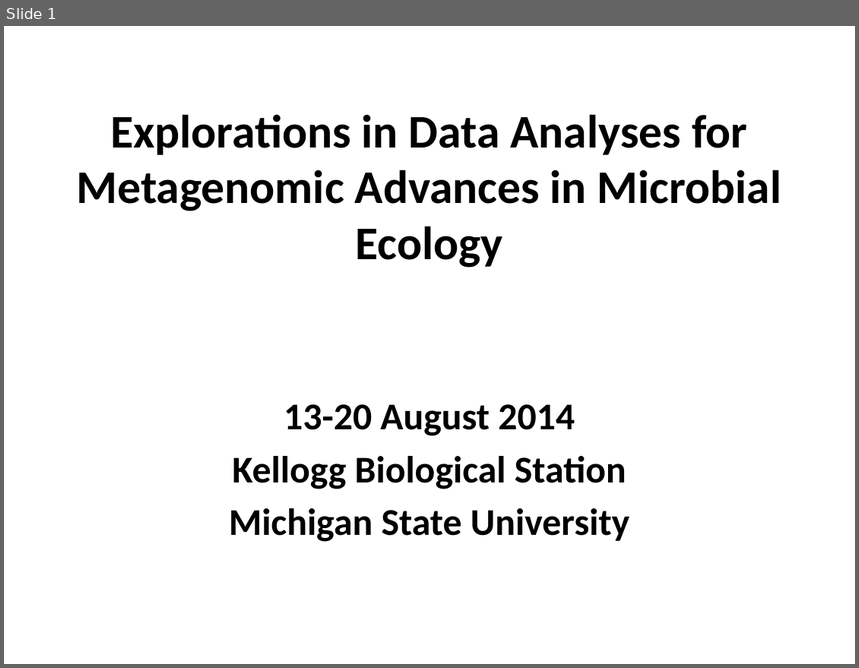
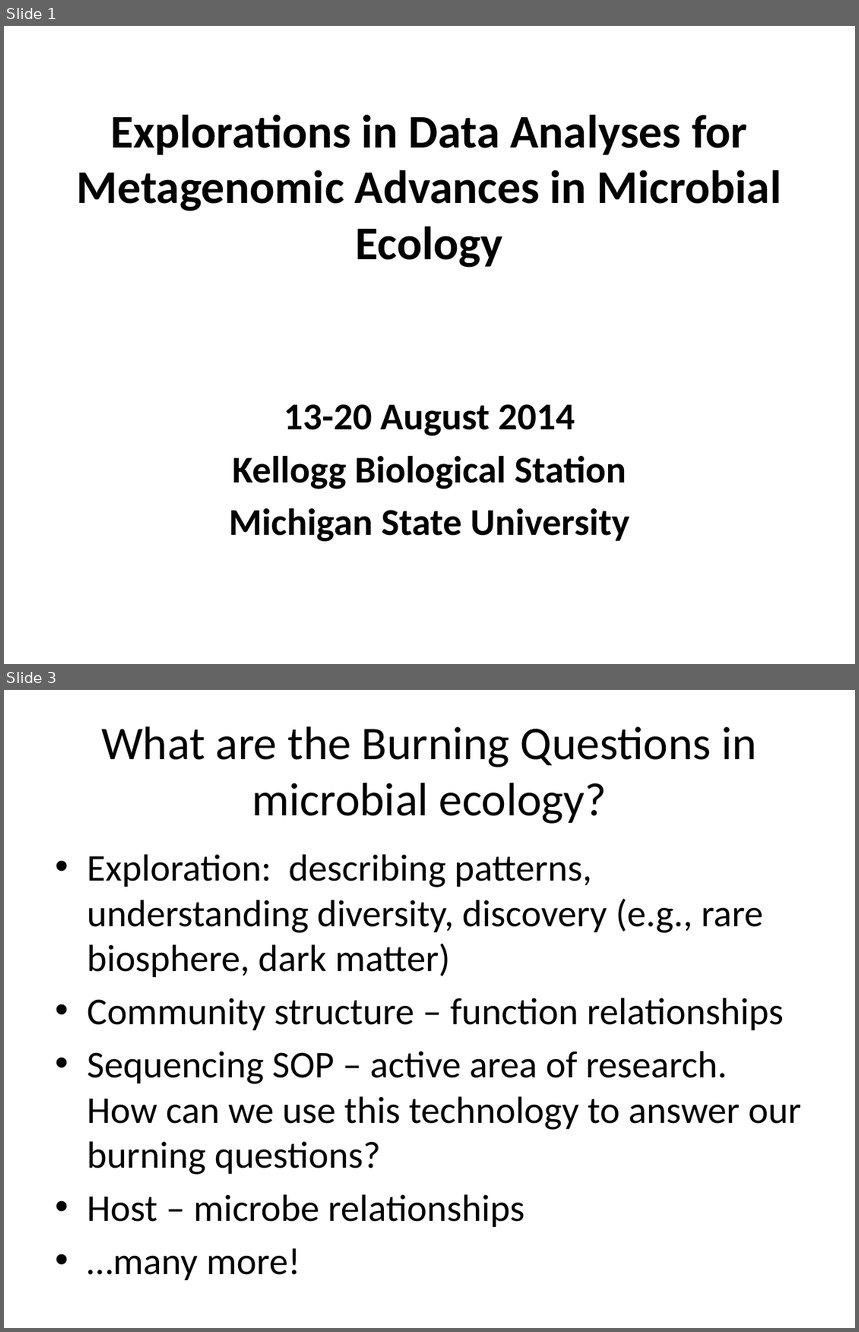
Before and after one commit to edamame-course/docs, a slide deck: _site/extra/Presentations/2014-08-13-PM_Ashley_Lecture1.pptx. Shown one above the other, each under a label of ours: slide 1 before the commit, slides 1 and 3 after it; the slides between them are not shown. The pictures are 859x668 and 859x1332 pixels, drawn with LibreOffice and Linux fonts; fonts in the diff are those of the drawing; background and template pictures are left out. Boxes give left, top, right and bottom in pixels: in the first picture for what was removed or moved away, otherwise in the second. Text is boxed around its words. In the diff, an @@ line names an element or a change of style, - is before the commit and + after.

```diff
--- a/_site/extra/Presentations/2014-08-13-PM_Ashley_Lecture1.pptx
+++ b/_site/extra/Presentations/2014-08-13-PM_Ashley_Lecture1.pptx
@@ slide 3 added at [4,690,855,1328], background #FFFFFF @@
@@ title added at [101,726,757,824], 39.6 pt, text #000000 @@
+What are the Burning Questions in microbial ecology?
@@ text added at [87,854,802,1275], 32 pt, text #000000 @@
+• Exploration: describing patterns, understanding diversity, discovery (e.g., rare biosphere, dark matter)
+• Community structure – function relationships
+• Sequencing SOP – active area of research. How can we use this technology to answer our burning questions?
+• Host – microbe relationships
+• …many more!
```
Also in this commit, not shown: 10 other slides added, 23 other files.
